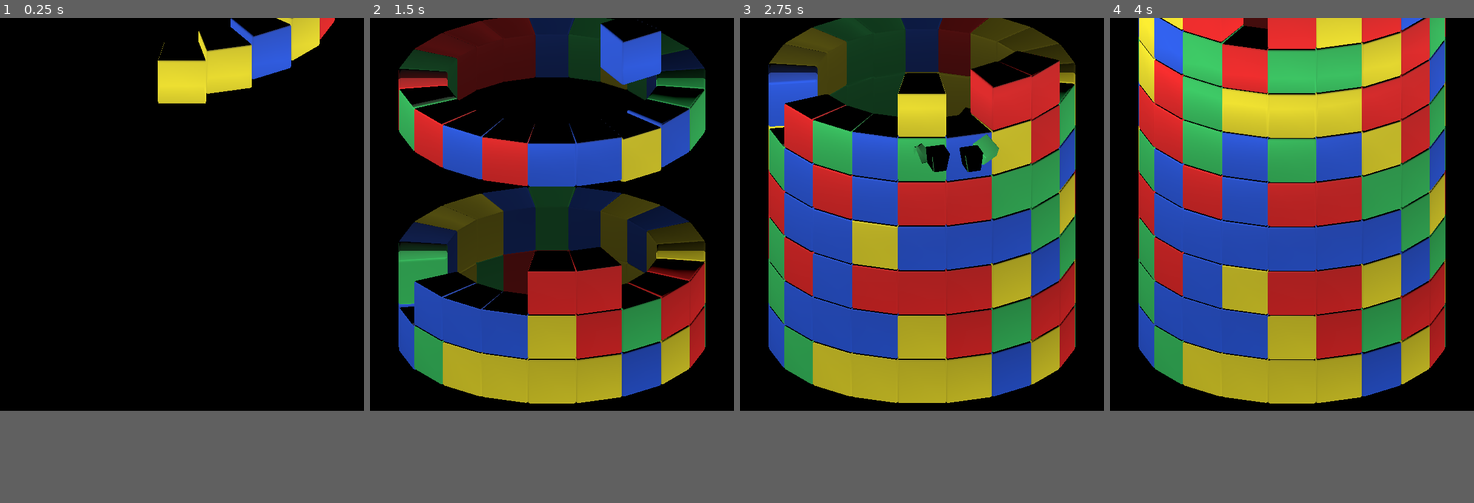
Above: before the commit, frames 1-4 (left to right).
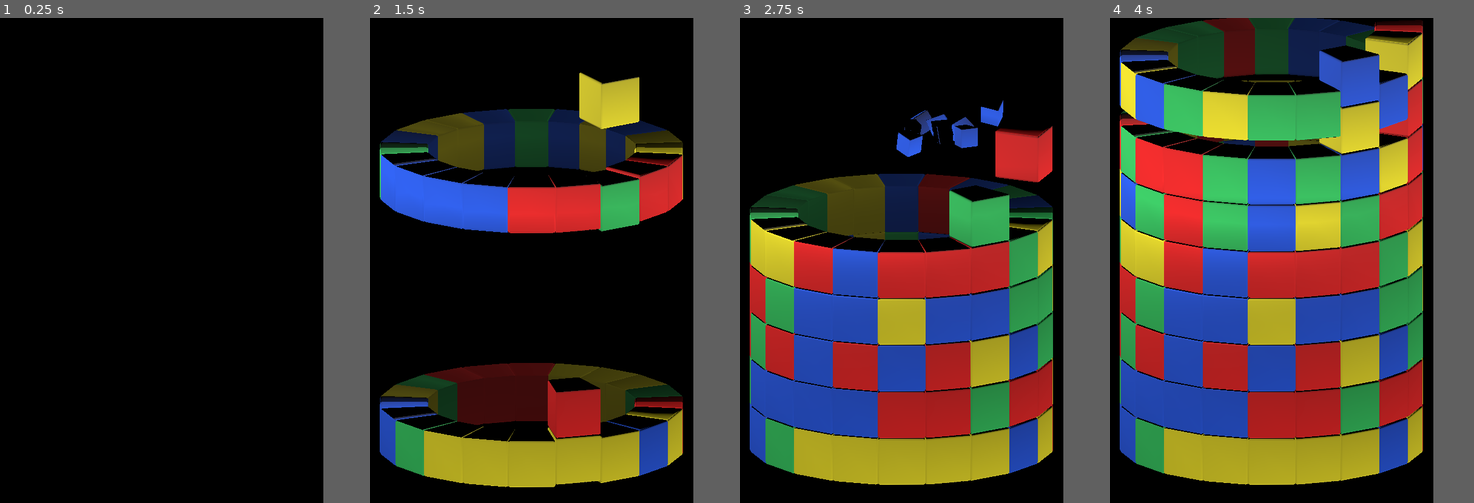
Above: after the commit, the same moments.

Repository: KasaiAi/Rotary
Game: Godot game, scene res://Scenes/level.tscn
The game is run twice, just before and just after one commit, with the same random seed, the same clock (stepped at 60 frames per second) and the same inputs.
Inputs (mouse positions are in pixels of both pictures, inside the frame that each line leads up to):
- Up to frame 1 (0.25 s): no input
- Up to frame 2 (1.5 s): move the mouse to (632, 192) at 0.52 s; hold Right (ui_right) 0.53-1.28 s; click (632, 192) at 0.6 s; tap Space (ui_select) at 0.77, 1.07 s; right-click (632, 192) at 0.8 s; move the mouse to (479, 236) at 1.27 s; hold Down (ui_down) from 1.28 s (still down); right-click (479, 236) at 1.35 s
- Up to frame 3 (2.75 s): tap Space (ui_select) at 1.52, 1.55, 1.82, 2.1 s; move the mouse to (958, 129) at 2.02 s; release Down (ui_down) at 2.03 s; hold Right (ui_right) from 2.03 s (still down); click (958, 129) at 2.3 s
- Up to frame 4 (4 s): move the mouse to (1273, 294) at 2.77 s; click (1273, 294) at 2.85 s; tap Space (ui_select) at 3.02, 3.32, 3.77, 3.8 s; right-click (1273, 294) at 3.05 s; move the mouse to (1401, 275) at 3.52 s; release Right (ui_right) at 3.53 s; hold Left (ui_left) from 3.53 s (still down); right-click (1401, 275) at 3.6 s
In our replay, the window is 600x648 before the commit and 533x800 after it. These sizes can differ from the game's own. Grey fills any space a smaller window leaves; there, only what the larger window draws over its background counts as a difference.

The runs differ from the first frame. In frame 1, 4.1% of the frame differs, in the area x 43-92%, y 0-18%; in frame 2, 66%; in frame 3, 69%; in frame 4, 73%, in the area x 2-93%, y 0-97%.

Commit message:
Arrays: got match case working, more or less

Diff:
--- a/Objects/cell.tscn
+++ b/Objects/cell.tscn
@@ -41,3 +41,6 @@
 
 [node name="CollisionShape3D" type="CollisionShape3D" parent="."]
 shape = SubResource("4")
+
+[node name="Grounded" type="RayCast3D" parent="."]
+collide_with_areas = true
--- a/Scenes/level.tscn
+++ b/Scenes/level.tscn
@@ -19,15 +19,14 @@
 visible = false
 
 [node name="Camera3D" type="Camera3D" parent="."]
-transform = Transform3D(1, 0, 0, 0, 0.906308, 0.422618, 0, -0.422618, 0.906308, 0, 7, 20)
+transform = Transform3D(1, 0, 0, 0, 0.965926, 0.258819, 0, -0.258819, 0.965926, 0, 11, 15)
 projection = 1
-size = 16.0
+size = 20.0
 
 [node name="DirectionalLight3D" type="DirectionalLight3D" parent="."]
-transform = Transform3D(0.731723, 0.32163, 0.600946, -0.681603, 0.345281, 0.645135, 0, -0.881666, 0.471874, -6.25808, 4.05128, 11)
+transform = Transform3D(0.731723, 0.32163, 0.600946, -0.681603, 0.345281, 0.645135, 5.96047e-08, -0.881666, 0.471874, -6.25808, 4.05128, 11)
 
 [node name="Cylinder" type="Node3D" parent="."]
-transform = Transform3D(1, 0, 0, 0, 1, 0, 0, 0, 1, 0, -7, 0)
 
 [node name="Ring" parent="Cylinder" instance=ExtResource("3_0jacf")]
 
@@ -38,7 +37,7 @@
 triggerAction = "drag"
 
 [node name="Spawner" type="Node3D" parent="."]
-transform = Transform3D(1, 0, 0, 0, 1, 0, 0, 0, 1, 0, 8, 0)
+transform = Transform3D(1, 0, 0, 0, 1, 0, 0, 0, 1, 0, 16, 0)
 
 [node name="Killer" type="Area3D" parent="Spawner"]
 transform = Transform3D(1, 0, 0, 0, 1, 0, 0, 0, 1, 0, 0, 5.25)
@@ -53,7 +52,7 @@
 target_position = Vector3(0, 0, -15)
 
 [node name="Depth fade" type="Sprite3D" parent="."]
-transform = Transform3D(1, 0, 0, 0, 1.12428, 0, 0, 0, 1, 0, 0, 0)
+transform = Transform3D(1, 0, 0, 0, 1.28071, 0, 0, 0, 1, 0, 8, 0)
 modulate = Color(0, 0, 0, 0.666667)
 pixel_size = 0.0295
 texture = SubResource("CanvasTexture_fqpv1")
--- a/Scripts/cell.gd
+++ b/Scripts/cell.gd
@@ -1,6 +1,9 @@
 extends RigidBody3D
 
 var cellType = randi() % 4 # Número aleatório entre 0 e 4
+var onFloor = false
+
+signal landed
 
 func _ready():
 #	$RigidBody3D/Mesh.material_override = StandardMaterial3D.new() #Cria novo material pra a célula
@@ -33,4 +36,13 @@
 		get_tree().root.get_child(0).add_child(cellBit)
 	queue_free()
 
-#func _process(delta):
+func on_landing():
+	if not onFloor:
+		if $Grounded.is_colliding():
+			emit_signal("landed", self)
+			onFloor = true
+		else:
+			onFloor = false
+
+func _process(_delta):
+		on_landing()
--- a/Scripts/level_control.gd
+++ b/Scripts/level_control.gd
@@ -9,16 +9,16 @@
 var rayOrigin
 var rayEnd
 
-var cell = load("res://Objects/cell.tscn")
+var cellObject = load("res://Objects/cell.tscn")
 var cellType
 #var cellID
 
 func _ready():
 	randomize()
 	grid = create_array()
-	print(grid)
-
-	startup(20)
+#	print(grid)
+
+	startup(0)
 
 func create_array():
 	var array = []
@@ -41,34 +41,57 @@
 func _on_SpawnTimer_timeout():
 #	await get_tree().create_timer(1).timeout
 	spawn_cell()
-	move_spawn_point()
-#	gameover()
-
-func spawn_cell():#amount
-#	for i in amount:
-	var newCell = cell.instantiate()
-	newCell.transform = $Spawner.global_transform
-	newCell.translate_object_local(Vector3(0,0,5.25))
-
-	add_child(newCell)
-
-#	for i in ringSize:
-#		for j in maxRings:
-#			if grid[i, j] == null:
-#				print(Vector2(i, j))
+
+func spawn_cell(amount:int = 1):
+	for i in amount:
+		var newCell = cellObject.instantiate()
+		newCell.transform = $Spawner.global_transform
+		newCell.translate_object_local(Vector3(0,0,5.25))
+
+#		addCellToArray(newCell)
+		newCell.connect("landed", _on_cell_landing)
+		add_child(newCell)
+		move_spawn_point()
+
+func addCellToArray(newCell):
+	for width in ringSize:
+		for height in maxRings:
+			if grid[width][height] == null:
+				grid[width][height] = newCell
+				print(grid)
+				return
+
+func _on_cell_landing(cell):
+	var level = roundi(cell.global_position.y/2)+1
+	print("layer ", level)
+#
+#	match level:
+#		8:
+#			print("layer 8")
+#		7:
+#			print("layer 7")
+#		6:
+#			print("layer 6")
+#		5:
+#			print("layer 5")
+#		4:
+#			print("layer 4")
+#		3:
+#			print("layer 3")
+#		2:
+#			print("layer 2")
+#		1:
+#			print("layer 1")
+
 #	upon landing, append cell to array
 #	set cell as child of a ring by level -> match position.y < X > position.y: remove_child(), add_child()
 #	set collision_mask to array.j
 
 func spawn_ring():
-	for i in 20:
-		spawn_cell()
-		move_spawn_point()
+	spawn_cell(20)
 
 func move_spawn_point():
 	$Spawner.rotate(Vector3(0,1,0),PI/10)
-#	if collide with cell:
-#		game over
 
 func _process(_delta):
 	var object = raycast_object()
@@ -85,7 +108,6 @@
 		if object != null and object.is_in_group("cells"):
 			object.breakup()
 		spawn_cell()
-		move_spawn_point()
 
 #	print(object)
 #	print(raycast_object())
@@ -95,7 +117,7 @@
 #	mousePos = get_viewport().get_mouse_position()
 #	$Mouseover.target_position = Vector3((mousePos.x-300)/40, (-mousePos.y+324)/40, -15)
 
-#	highlight the collider
+#	highlight the collider's entire row
 
 #raycaster
 func raycast_object():
@@ -113,13 +135,15 @@
 	if ray.has("collider"):
 		return ray.collider
 
-func drag():
-	var origin = mousePos.x
-
-
 #game over
 func _on_killer_body_entered(_body):
-	print("perdeu")
+	print("perigo")
+#	camada 9 é zona de risco, todas essas peças piscam em alerta
+#	if perigo and spawn_cell():
+#		game over
+#	get_tree().paused = true
+#	screen fade
+#	gameover message and retry
 
 #Criar peça no cenário						OK!
 #Criar peça colorida no cenário				OK!
@@ -149,7 +173,7 @@
 #Criar cubinhos como filhos do mundo		OK!
 #Fazer a função startup funcionar como eu quero	OK!
 
-#Adicionar peças criadas num array
+#Adicionar peças criadas num array			OK?
 #Tornar peça filha do anel onde aterrissar
 #Rotacionar anel c/ snapping
 
--- a/Scripts/ring.gd
+++ b/Scripts/ring.gd
@@ -15,7 +15,7 @@
 				i.get_node("Mesh").material_overlay = load("res://Assets/Materials/selection_highlight.tres")
 
 		if Input.is_action_just_pressed("click"):
-			$dragger.process_mode = 0
+			$dragger.process_mode = Node.PROCESS_MODE_INHERIT
 
 	else:
 		for i in get_children():
--- a/project.godot
+++ b/project.godot
@@ -19,6 +19,7 @@
 [display]
 
 window/size/viewport_width=600
+window/size/viewport_height=900
 
 [input]
 
